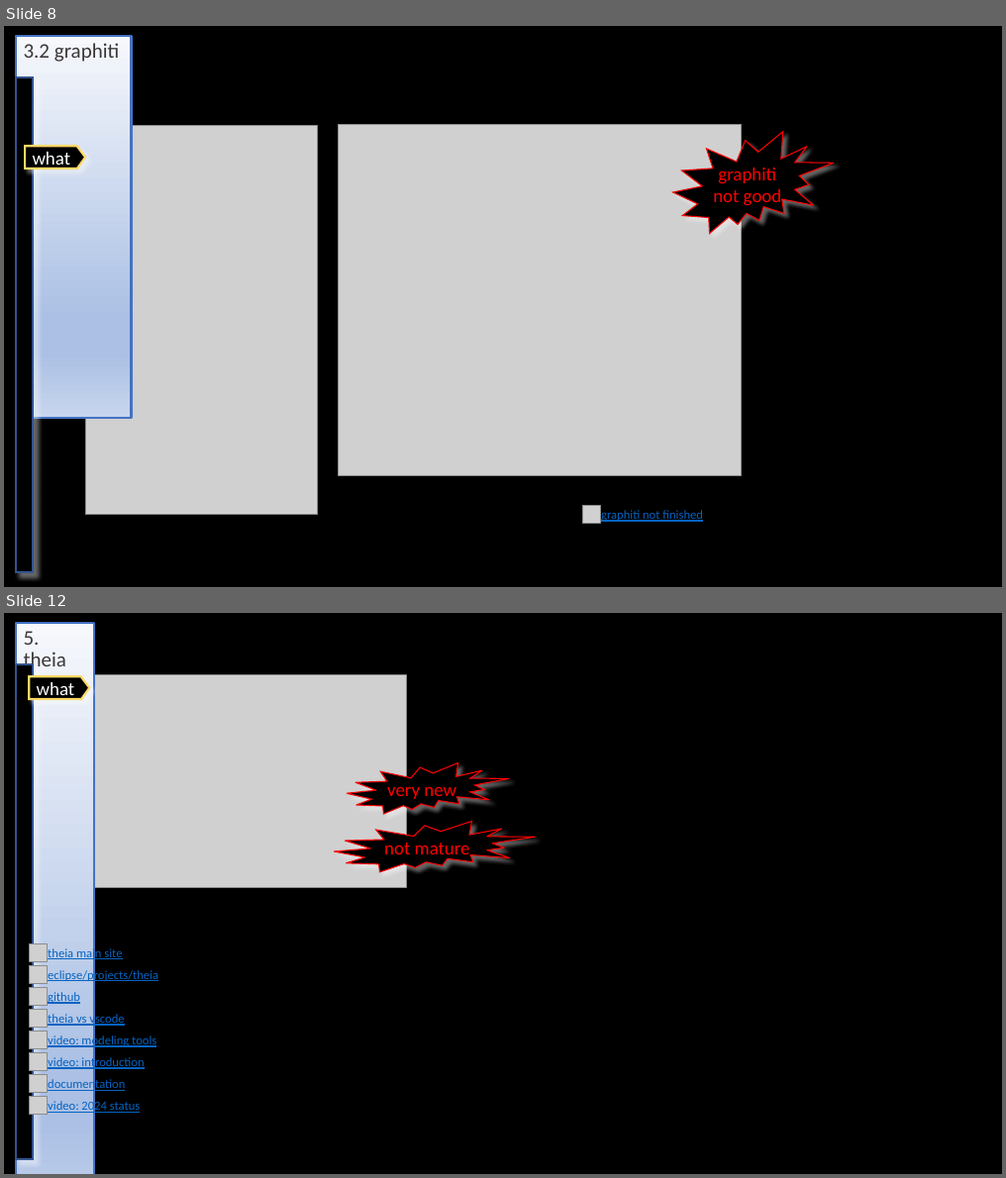
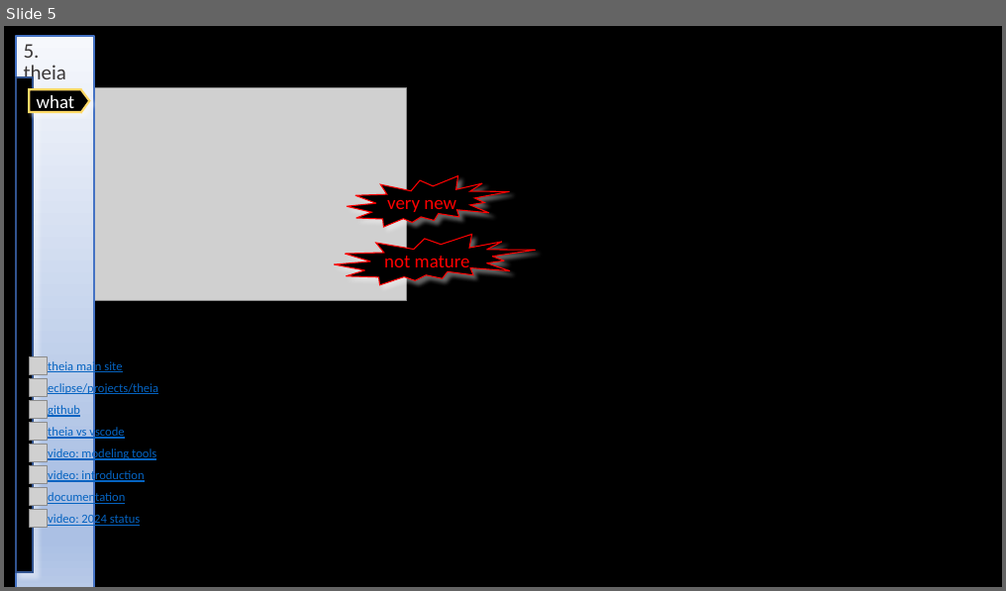
Before and after one commit to 1010836/portfolio, a slide deck: python/_reference/generation/mdd.pptx. Shown one above the other, each under a label of ours: slides 8 and 12 before the commit, slide 5 after it; the slides between them are not shown. The pictures are 1006x1178 and 1006x591 pixels, drawn with LibreOffice and Linux fonts; fonts in the diff are those of the drawing; grey boxes stand for pictures. Boxes give left, top, right and bottom in pixels: in the first picture for what was removed or moved away, otherwise in the second. Text is boxed around its words. In the diff, an @@ line names an element or a change of style, - is before the commit and + after.

```diff
--- a/python/_reference/generation/mdd.pptx
+++ b/python/_reference/generation/mdd.pptx
@@ slide 8 removed at (4, 26, 1002, 587), background #000000 @@
@@ title removed at (16, 37, 132, 67) @@
-3.2 graphiti
@@ rectangle removed at (16, 77, 33, 572) @@
@@ picture removed at (85, 126, 318, 515) @@
@@ picture removed at (338, 124, 742, 475) @@
@@ irregular seal removed at (673, 132, 835, 233) @@
-graphiti
-not good
@@ freeform shape removed at (25, 146, 85, 169) @@
-what
@@ picture removed at (583, 506, 601, 524) @@
@@ text removed at (601, 510, 703, 522) @@
-graphiti not finished
@@ what was slide 12 is now slide 5 @@
```
Also in this commit, not shown: 2 slides changed, 2 slides added, 10 other slides removed, 13 other files.
